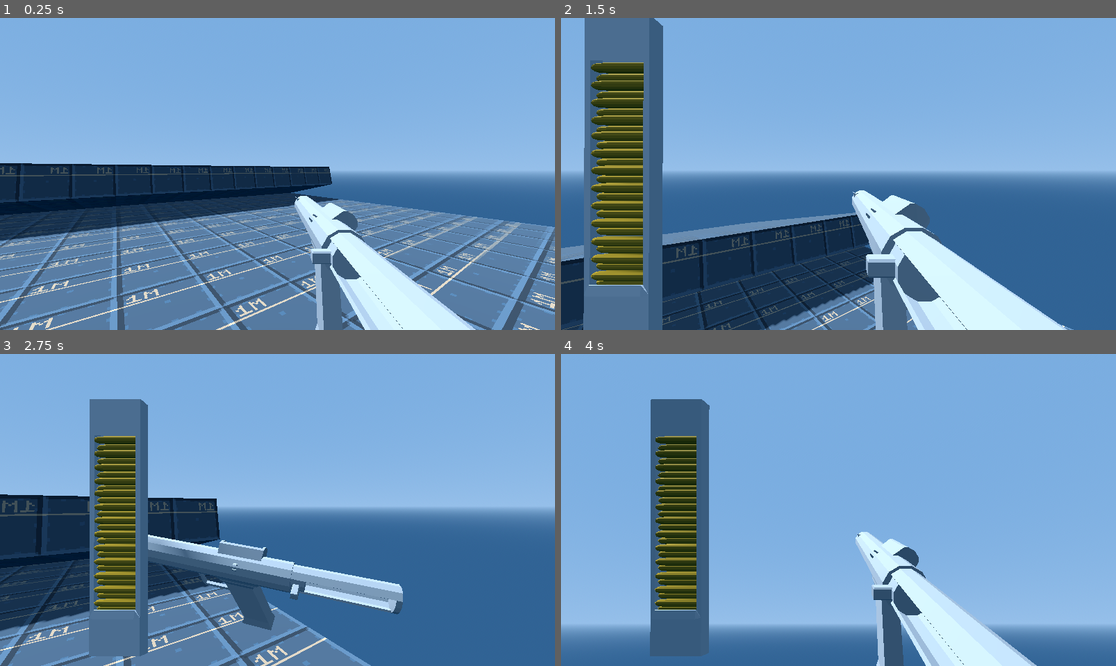
Above: before the commit, frames 1-4 (two rows, left to right).
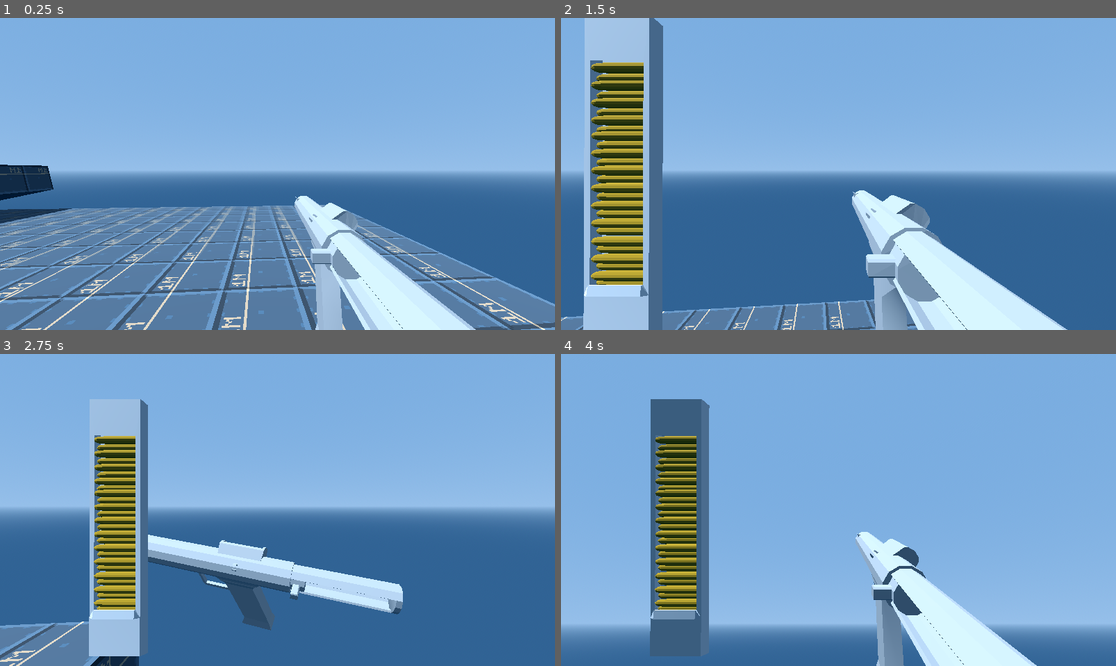
Above: after the commit, the same moments.

Repository: jashjhj/fp-shooter-game
Game: Godot game, scene res://maps/level_0.tscn
Two runs of this game, one before a commit and one after it. Both use one fixed random seed, a clock stepped at 60 frames per second and the inputs below.
Inputs (mouse positions are in pixels of both pictures, inside the frame that each line leads up to):
- Up to frame 1 (0.25 s): no input
- Up to frame 2 (1.5 s): tap Enter (ui_accept) at 0.5, 0.77 s; move the mouse to (866, 174) at 0.52 s; hold Right mouse button (aim_down_sights) 0.53-1.28 s; hold W (move_forward) from 0.53 s (still down); move the mouse to (810, 174) at 1.27 s; tap P (free_mouse) at 1.35 s
- Up to frame 3 (2.75 s): tap Enter (ui_accept) at 1.52 s; move the mouse to (333, 441) at 2.02 s; release W (move_forward) at 2.03 s; hold D (move_right) from 2.03 s (still down); hold Alt (inspect) from 2.03 s (still down)
- Up to frame 4 (4 s): move the mouse to (810, 572) at 2.77 s; release D (move_right) at 2.78 s; release Alt (inspect) at 2.78 s; hold W (move_forward) from 2.78 s (still down); click (810, 572) at 2.85 s; tap Enter (ui_accept) at 3.02, 3.77 s; move the mouse to (877, 513) at 3.52 s; hold Middle mouse button (look_during_inspect) from 3.53 s (still down)

The runs differ from the first frame. In frame 1, 28% of the frame differs, in the area x 0-100%, y 46-100%; in frame 2, 23%; in frame 3, 25%; in frame 4, 3.7%.

Commit message:
Compartmentalised the environment

Diff:
--- a/maps/level_0.tscn
+++ b/maps/level_0.tscn
@@ -1,9 +1,10 @@
-[gd_scene load_steps=13 format=3 uid="uid://c8abipasve7ck"]
+[gd_scene load_steps=14 format=3 uid="uid://c8abipasve7ck"]
 
 [ext_resource type="PackedScene" uid="uid://c007vgboxblaa" path="res://player/player.tscn" id="1_v0r8n"]
 [ext_resource type="Material" uid="uid://58xrrn0c2p73" path="res://assets/textures/dev/default_surface.tres" id="2_6po2o"]
 [ext_resource type="PackedScene" uid="uid://miyu0xijfe7m" path="res://maps/map_resources/RubbishCollector.tscn" id="3_ps7t7"]
 [ext_resource type="PackedScene" uid="uid://cnsjodlk4krx" path="res://npc/enemy/turret/Turret.tscn" id="4_sab5y"]
+[ext_resource type="PackedScene" uid="uid://b6s7shgruaqyx" path="res://npc/enemy/gunner/Gunner.tscn" id="5_lgvyb"]
 
 [sub_resource type="ProceduralSkyMaterial" id="ProceduralSkyMaterial_ps7t7"]
 sky_top_color = Color(0.475794, 0.680649, 0.881363, 1)
@@ -22,9 +23,8 @@
 glow_enabled = true
 
 [sub_resource type="NavigationMesh" id="NavigationMesh_lgvyb"]
-vertices = PackedVector3Array(-9.5046, -2.13066, -21.2511, -9.5046, 1.86934, -2.50112, 9.4954, 1.96934, -2.50112, 9.4954, -2.13066, -21.2511, -5.2546, 0.169343, 0.498882, -4.5046, 0.169343, 0.248882, -4.5046, 0.169343, -1.25112, -9.5046, 0.169343, -1.25112, -4.5046, 0.169343, 9.49888, -4.5046, 0.169343, 6.49888, -5.2546, 0.169343, 6.24888, -9.5046, 0.169343, 9.49888, -3.7546, 0.169343, 0.498882, 9.4954, 0.169343, -1.25112, -3.7546, 0.169343, 6.24888, 9.4954, 0.169343, 9.49888)
+vertices = PackedVector3Array(-9.5046, -1.93066, -21.2511, -9.5046, 2.06934, -2.50112, 9.4954, 2.06934, -2.50112, 9.4954, -1.93066, -21.2511, -5.2546, 0.319344, 0.498882, -4.5046, 0.319344, 0.248882, -4.5046, 0.319344, -1.25112, -9.5046, 0.319344, -1.25112, -4.5046, 0.319344, 9.49888, -4.5046, 0.319344, 6.49888, -5.2546, 0.319344, 6.24888, -9.5046, 0.319344, 9.49888, -3.7546, 0.319344, 0.498882, 9.4954, 0.319344, -1.25112, -3.7546, 0.319344, 6.24888, 9.4954, 0.319344, 9.49888)
 polygons = [PackedInt32Array(3, 2, 0), PackedInt32Array(0, 2, 1), PackedInt32Array(5, 4, 6), PackedInt32Array(6, 4, 7), …(288 unchanged characters)…
-cell_height = 0.1
 
 [sub_resource type="BoxShape3D" id="BoxShape3D_6po2o"]
 resource_local_to_scene = true
@@ -42,7 +42,7 @@
 [node name="level_0" type="Node3D"]
 
 [node name="Player" parent="." instance=ExtResource("1_v0r8n")]
-transform = Transform3D(0.80914, 0.0100297, -0.58753, 0, 0.999854, 0.0170685, 0.587616, -0.0138108, 0.809022, 0, -0.00308013, 6.4688)
+transform = Transform3D(-0.0862797, 0.0170048, -0.996126, -7.5357e-10, 0.999854, 0.0170685, 0.996271, 0.00147265, -0.0862668, 0, -0.00308013, 6.4688)
 
 [node name="Environment" type="Node3D" parent="."]
 transform = Transform3D(1, 0, 0, 0, 1, 0, 0, 0, 1, 0, 8.7, 0)
@@ -97,3 +97,12 @@
 [node name="CollisionShape3D" type="CollisionShape3D" parent="NavigationRegion3D/Wall"]
 transform = Transform3D(1, 0, 0, 0, 1, 0, 0, 0, 1, 0, 0.5, 0)
 shape = SubResource("BoxShape3D_lgvyb")
+
+[node name="Gunner" parent="." instance=ExtResource("5_lgvyb")]
+transform = Transform3D(1, 0, 0, 0, 1, 0, 0, 0, 1, 6.15102, 1.67727, 7.71708)
+
+[node name="Gunner2" parent="." instance=ExtResource("5_lgvyb")]
+transform = Transform3D(1, 0, 0, 0, 1, 0, 0, 0, 1, 7.5417, 1.67727, 7.71708)
+
+[node name="Gunner3" parent="." instance=ExtResource("5_lgvyb")]
+transform = Transform3D(1, 0, 0, 0, 1, 0, 0, 0, 1, 8.79009, 1.67727, 7.71708)
--- /dev/null
+++ b/maps/map_resources/environment.tscn
@@ -0,0 +1,26 @@
+[gd_scene load_steps=4 format=3 uid="uid://6iwvem2ecddd"]
+
+[sub_resource type="ProceduralSkyMaterial" id="ProceduralSkyMaterial_ps7t7"]
+sky_top_color = Color(0.475794, 0.680649, 0.881363, 1)
+sky_horizon_color = Color(0.584314, 0.752941, 0.917647, 1)
+ground_bottom_color = Color(0.197554, 0.386779, 0.58158, 1)
+ground_horizon_color = Color(0.584314, 0.752941, 0.917647, 1)
+
+[sub_resource type="Sky" id="Sky_sab5y"]
+sky_material = SubResource("ProceduralSkyMaterial_ps7t7")
+process_mode = 1
+
+[sub_resource type="Environment" id="Environment_lgvyb"]
+background_mode = 2
+sky = SubResource("Sky_sab5y")
+ssao_enabled = true
+glow_enabled = true
+
+[node name="Environment" type="Node3D"]
+
+[node name="DirectionalLight3D" type="DirectionalLight3D" parent="."]
+transform = Transform3D(0.965926, -0.24321, -0.0885213, -0.0449434, -0.49444, 0.868049, -0.254887, -0.834493, -0.488523, 0, 0, 0)
+shadow_enabled = true
+
+[node name="WorldEnvironment" type="WorldEnvironment" parent="."]
+environment = SubResource("Environment_lgvyb")
